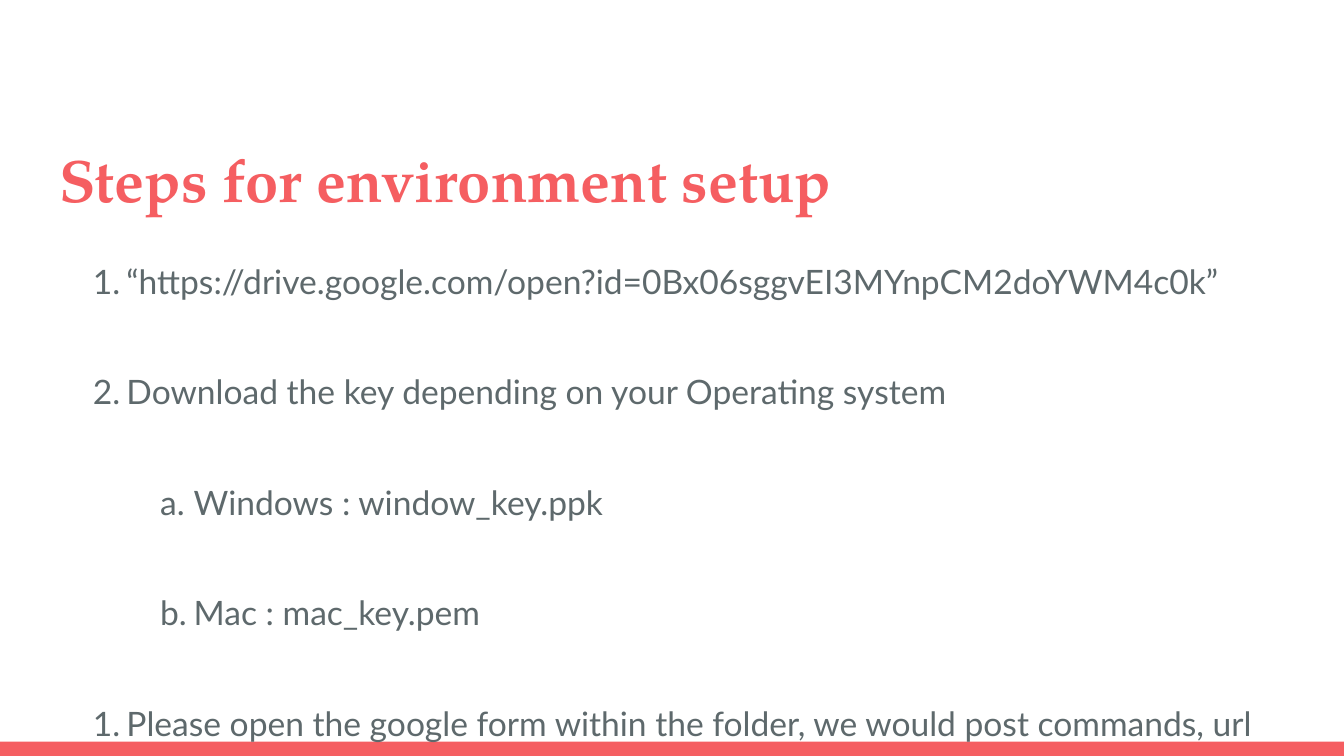
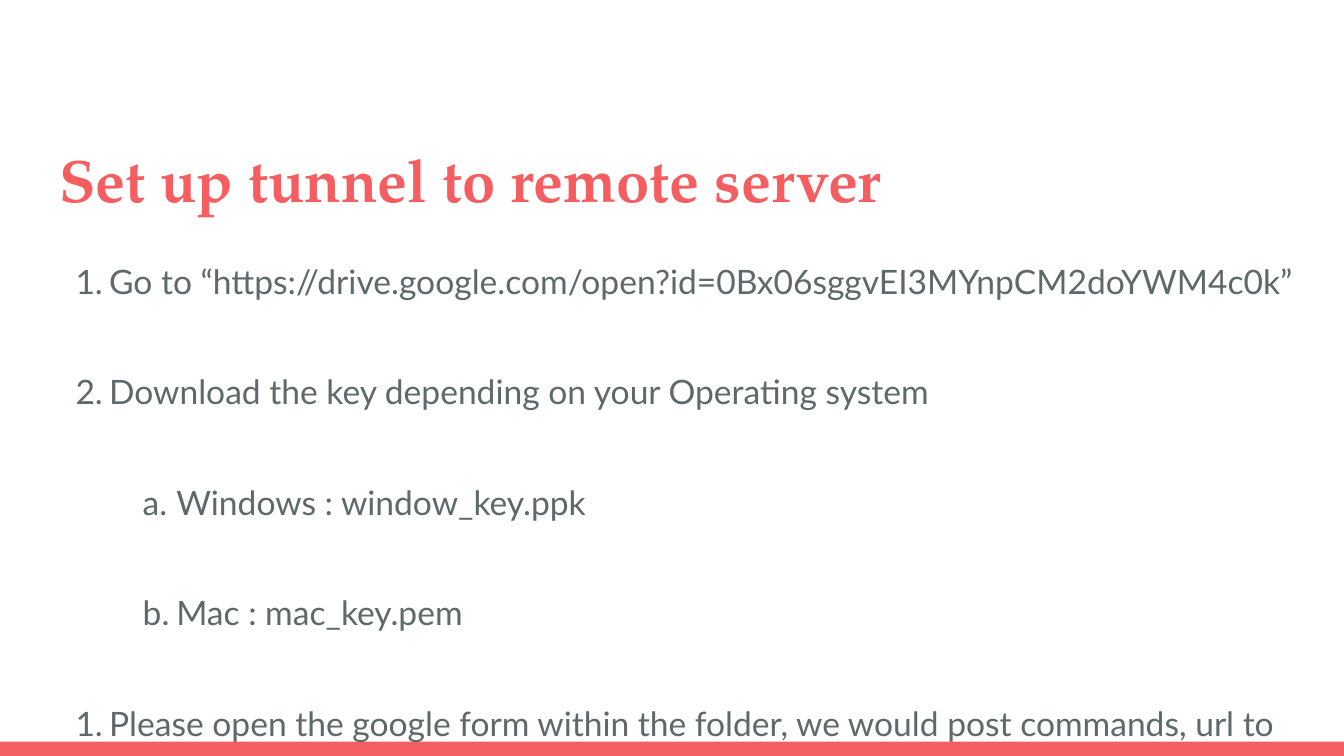
Before and after one commit to cityu-hall2/Workshop2-Spider-on-Python, a slide deck: slide 4 of Build Spider on Cloud.pptx (slide 3 before the commit). Drawn at 1344x756 pixels with LibreOffice and Linux fonts; fonts in the diff are those of the drawing. Boxes give left, top, right and bottom in pixels: in the first picture for what was removed or moved away, otherwise in the second. Text is boxed around its words. In the diff, an @@ line names an element or a change of style, - is before the commit and + after.

```diff
--- a/Build Spider on Cloud.pptx
+++ b/Build Spider on Cloud.pptx
@@ title at box(59, 159, 881, 218): text changed @@
-Steps for environment setup
+Set up tunnel to remote server
@@ text "Go to “https://drive.google.com/open?id=0Bx06sggvEI3MYnpCM2d ...": place and size @@
-text "Go to “https://drive.google.com/open?id=0Bx06sggvEI3MYnpCM2d ..." at box(126, 268, 1252, 742)
+text "Go to “https://drive.google.com/open?id=0Bx06sggvEI3MYnpCM2d ..." at box(109, 268, 1293, 742)
@@ text at box(109, 268, 1293, 300): text changed @@
-1. “https://drive.google.com/open?id=0Bx06sggvEI3MYnpCM2doYWM4c0k”
+1. Go to “https://drive.google.com/open?id=0Bx06sggvEI3MYnpCM2doYWM4c0k”
```
Also in this commit, not shown: 8 other slides changed, 3 slides added, 1 slide removed.
